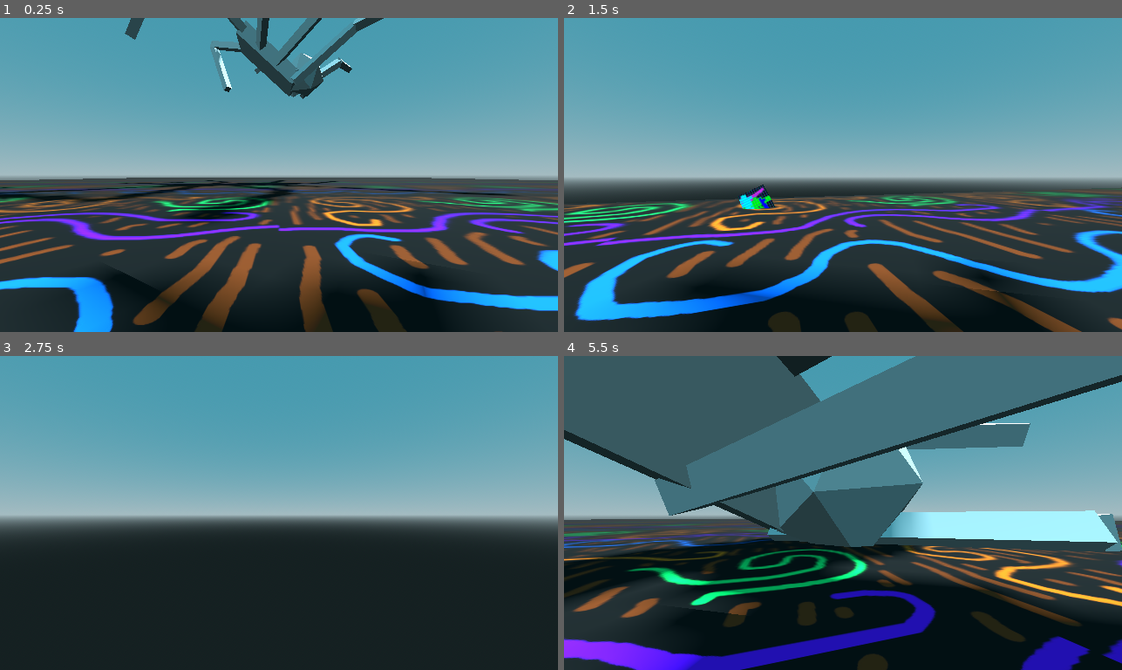
Above: before the commit, frames 1-4 (two rows, left to right).
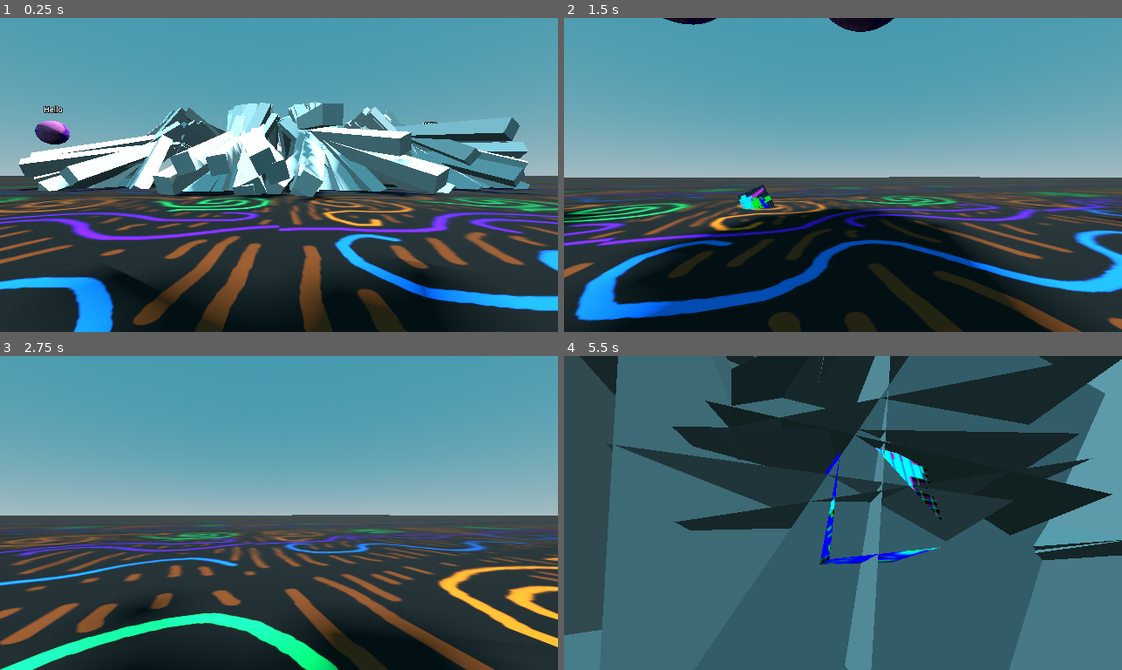
Above: after the commit, the same moments.

Repository: officialErnests/de-ai-ed
Game: Godot game, scene res://scenes/main.tscn
Two runs of this game, one before a commit and one after it. Both use one fixed random seed, a clock stepped at 60 frames per second and the inputs below.
Inputs (mouse positions are in pixels of both pictures, inside the frame that each line leads up to):
- Up to frame 1 (0.25 s): no input
- Up to frame 2 (1.5 s): tap Enter at 0.5 s; move the mouse to (870, 175) at 0.52 s; press the mouse at (870, 175) at 0.53 s; hold W (movement_forward) 0.53-1.25 s; release the mouse at (870, 175) at 1.25 s; drag from (731, 190) to (815, 237) at 1.27 s
- Up to frame 3 (2.75 s): move the mouse to (334, 443) at 2.02 s; hold D (movement_right) from 2.03 s (still down); hold Mouse wheel down (scroll_down) from 2.03 s (still down)
- Up to frame 4 (5.5 s): release D (movement_right) at 2.75 s; release Mouse wheel down (scroll_down) at 2.75 s; drag from (815, 575) to (675, 465) at 2.77 s; move the mouse to (1010, 560) at 3.52 s; press the mouse at (1010, 560) at 3.53 s; hold A (movement_left) 3.53-4.25 s; release the mouse at (1010, 560) at 4.25 s; drag from (675, 465) to (759, 434) at 4.27 s; tap Space at 5 s; move the mouse to (870, 513) at 5.02 s; hold S (movement_backward) from 5.03 s (still down); hold Mouse wheel down (scroll_down) from 5.03 s (still down); click (870, 513) at 5.17 s

The runs differ from the first frame. In frame 1, 23% of the frame differs, in the area x 0-100%, y 0-66%; in frame 2, 17%; in frame 3, 20%; in frame 4, 81%, in the area x 0-100%, y 0-100%.

Commit message:
Terry spawning :DD

Diff:
--- a/scenes/main.tscn
+++ b/scenes/main.tscn
@@ -1,12 +1,11 @@
-[gd_scene load_steps=21 format=3 uid="uid://btjrdo0mrklry"]
+[gd_scene load_steps=18 format=3 uid="uid://btjrdo0mrklry"]
 
 [ext_resource type="Texture2D" uid="uid://chnecxepau4i1" path="res://assets/Ground.jpg" id="1_sugp2"]
 [ext_resource type="Script" uid="uid://ccb5pwd1qkktp" path="res://scripts/camera_movement.gd" id="2_0wfyh"]
 [ext_resource type="Texture2D" uid="uid://dr7si1xjs4kh0" path="res://assets/loop.jpg" id="3_jyhfs"]
-[ext_resource type="PackedScene" uid="uid://dirupln0p5560" path="res://scenes/spider.tscn" id="4_jyhfs"]
 [ext_resource type="Script" uid="uid://ci5qkkw67oieq" path="res://scripts/drager.gd" id="4_tbgi4"]
 [ext_resource type="Texture2D" uid="uid://wvphex60pobq" path="res://assets/s2.jpg" id="5_tefeu"]
-[ext_resource type="Texture2D" uid="uid://bwc1c2bbf5c44" path="res://assets/s4.jpg" id="7_o6xl0"]
+[ext_resource type="Script" uid="uid://bu5yxtfh5srqp" path="res://scripts/spidersss.gd" id="7_tipki"]
 
 [sub_resource type="ProceduralSkyMaterial" id="ProceduralSkyMaterial_o5qli"]
 sky_top_color = Color(0.26750416, 0.6006932, 0.68498224, 1)
@@ -23,10 +22,11 @@
 
 [sub_resource type="StandardMaterial3D" id="StandardMaterial3D_tbgi4"]
 albedo_texture = ExtResource("1_sugp2")
-uv1_scale = Vector3(10, 10, 10)
+uv1_scale = Vector3(100, 100, 100)
+uv1_triplanar_sharpness = 0.006702052
 
 [sub_resource type="PlaneMesh" id="PlaneMesh_sugp2"]
-size = Vector2(10, 10)
+size = Vector2(100, 100)
 
 [sub_resource type="PhysicsMaterial" id="PhysicsMaterial_tefeu"]
 
@@ -50,13 +50,6 @@
 
 [sub_resource type="BoxMesh" id="BoxMesh_tipki"]
 size = Vector3(0.2, 0.2, 0.2)
-
-[sub_resource type="StandardMaterial3D" id="StandardMaterial3D_tipki"]
-albedo_texture = ExtResource("7_o6xl0")
-
-[sub_resource type="SphereMesh" id="SphereMesh_85g3d"]
-radius = 0.25
-height = 0.5
 
 [node name="main" type="Node3D"]
 
@@ -98,10 +91,5 @@
 material_override = SubResource("StandardMaterial3D_o6xl0")
 mesh = SubResource("BoxMesh_tipki")
 
-[node name="Spider" parent="." instance=ExtResource("4_jyhfs")]
-transform = Transform3D(1, 0, 0, 0, 1, 0, 0, 0, 1, 0, 2, 0)
-
-[node name="Goal" type="MeshInstance3D" parent="."]
-transform = Transform3D(1, 0, 0, 0, 1, 0, 0, 0, 1, 4, 1, 2)
-material_override = SubResource("StandardMaterial3D_tipki")
-mesh = SubResource("SphereMesh_85g3d")
+[node name="Spidersss" type="Node3D" parent="."]
+script = ExtResource("7_tipki")
--- a/scenes/spider.tscn
+++ b/scenes/spider.tscn
@@ -1,11 +1,27 @@
-[gd_scene load_steps=42 format=4 uid="uid://dirupln0p5560"]
+[gd_scene load_steps=47 format=4 uid="uid://dirupln0p5560"]
 
 [ext_resource type="Script" uid="uid://b7vlkktufxb4" path="res://scripts/agent.gd" id="1_algeo"]
 [ext_resource type="Script" uid="uid://bncjfqswqgssj" path="res://scripts/spiders_skeleton.gd" id="1_c7em6"]
+[ext_resource type="Texture2D" uid="uid://bwc1c2bbf5c44" path="res://assets/s4.jpg" id="2_k5hg5"]
+
+[sub_resource type="StandardMaterial3D" id="StandardMaterial3D_d613k"]
+albedo_texture = ExtResource("2_k5hg5")
+
+[sub_resource type="SphereMesh" id="SphereMesh_evcmw"]
+radius = 0.25
+height = 0.5
+
+[sub_resource type="StandardMaterial3D" id="StandardMaterial3D_k5hg5"]
+shading_mode = 0
+albedo_color = Color(1, 0.5176471, 0, 1)
+
+[sub_resource type="BoxMesh" id="BoxMesh_d613k"]
+size = Vector3(0.1, 0.1, 0.1)
 
 [sub_resource type="StandardMaterial3D" id="StandardMaterial3D_yavc1"]
 
 [sub_resource type="ArrayMesh" id="ArrayMesh_kxefx"]
+resource_local_to_scene = true
 resource_name = "spider_Cube_001"
 _surfaces = [{
 "aabb": AABB(-0.5000001, -0.10000002, -0.25000006, 1.0000002, 0.20000003, 0.5000001),
@@ -105,6 +121,7 @@
 [sub_resource type="StandardMaterial3D" id="StandardMaterial3D_3jtub"]
 
 [sub_resource type="ArrayMesh" id="ArrayMesh_nppax"]
+resource_local_to_scene = true
 resource_name = "spider_Cube_002"
 _surfaces = [{
 "aabb": AABB(0.41464466, -0.070710674, 0.16464464, 0.6207108, 0.7778176, 0.6207108),
@@ -125,6 +142,7 @@
 [sub_resource type="StandardMaterial3D" id="StandardMaterial3D_lqd0h"]
 
 [sub_resource type="ArrayMesh" id="ArrayMesh_ddvif"]
+resource_local_to_scene = true
 resource_name = "spider_Cube_003"
 _surfaces = [{
 "aabb": AABB(0.9146445, -0.070710674, 0.6646446, 0.62071085, 0.7778176, 0.62071085),
@@ -145,6 +163,7 @@
 [sub_resource type="StandardMaterial3D" id="StandardMaterial3D_e4i0h"]
 
 [sub_resource type="ArrayMesh" id="ArrayMesh_xrggn"]
+resource_local_to_scene = true
 resource_name = "spider_Cube_010"
 _surfaces = [{
 "aabb": AABB(0.4146446, -0.070710674, -0.7853555, 0.62071085, 0.7778176, 0.6207108),
@@ -165,6 +184,7 @@
 [sub_resource type="StandardMaterial3D" id="StandardMaterial3D_x7u7m"]
 
 [sub_resource type="ArrayMesh" id="ArrayMesh_r2oaj"]
+resource_local_to_scene = true
 resource_name = "spider_Cube_011"
 _surfaces = [{
 "aabb": AABB(0.9146446, -0.070710704, -1.2853554, 0.62071085, 0.77781785, 0.620711),
@@ -185,6 +205,7 @@
 [sub_resource type="StandardMaterial3D" id="StandardMaterial3D_7k7yg"]
 
 [sub_resource type="ArrayMesh" id="ArrayMesh_umjw3"]
+resource_local_to_scene = true
 resource_name = "spider_Cube_012"
 _surfaces = [{
 "aabb": AABB(-1.0353558, -0.070710704, -0.7853554, 0.6207111, 0.7778177, 0.62071073),
@@ -205,6 +226,7 @@
 [sub_resource type="StandardMaterial3D" id="StandardMaterial3D_n276a"]
 
 [sub_resource type="ArrayMesh" id="ArrayMesh_4wx8k"]
+resource_local_to_scene = true
 resource_name = "spider_Cube_013"
 _surfaces = [{
 "aabb": AABB(-1.5353556, -0.0707107, -1.2853554, 0.620711, 0.7778178, 0.6207109),
@@ -225,6 +247,7 @@
 [sub_resource type="StandardMaterial3D" id="StandardMaterial3D_p7q1i"]
 
 [sub_resource type="ArrayMesh" id="ArrayMesh_bagqc"]
+resource_local_to_scene = true
 resource_name = "spider_Cube_014"
 _surfaces = [{
 "aabb": AABB(-1.0353554, -0.070710704, 0.16464467, 0.62071085, 0.7778178, 0.6207111),
@@ -245,6 +268,7 @@
 [sub_resource type="StandardMaterial3D" id="StandardMaterial3D_gqgmw"]
 
 [sub_resource type="ArrayMesh" id="ArrayMesh_1juxn"]
+resource_local_to_scene = true
 resource_name = "spider_Cube_015"
 _surfaces = [{
 "aabb": AABB(-1.5353552, -0.07071067, 0.6646445, 0.6207107, 0.77781767, 0.62071085),
@@ -265,6 +289,7 @@
 [sub_resource type="StandardMaterial3D" id="StandardMaterial3D_8yj51"]
 
 [sub_resource type="ArrayMesh" id="ArrayMesh_yldie"]
+resource_local_to_scene = true
 resource_name = "spider_Cube_016"
 _surfaces = [{
 "aabb": AABB(-0.32202867, -0.0707107, -0.9550469, 0.23354787, 0.7778178, 0.7833658),
@@ -285,6 +310,7 @@
 [sub_resource type="StandardMaterial3D" id="StandardMaterial3D_dvoun"]
 
 [sub_resource type="ArrayMesh" id="ArrayMesh_1p66q"]
+resource_local_to_scene = true
 resource_name = "spider_Cube_017"
 _surfaces = [{
 "aabb": AABB(-0.4448161, -0.070710674, -1.651411, 0.23354746, 0.7778176, 0.78336567),
@@ -305,6 +331,7 @@
 [sub_resource type="StandardMaterial3D" id="StandardMaterial3D_qigwi"]
 
 [sub_resource type="ArrayMesh" id="ArrayMesh_w767a"]
+resource_local_to_scene = true
 resource_name = "spider_Cube_018"
 _surfaces = [{
 "aabb": AABB(-0.32202774, -0.0707107, 0.17168121, 0.23354691, 0.7778178, 0.78336585),
@@ -325,6 +352,7 @@
 [sub_resource type="StandardMaterial3D" id="StandardMaterial3D_71kcb"]
 
 [sub_resource type="ArrayMesh" id="ArrayMesh_hf70y"]
+resource_local_to_scene = true
 resource_name = "spider_Cube_019"
 _surfaces = [{
 "aabb": AABB(-0.44481587, -0.070710704, 0.8680451, 0.2335472, 0.77781785, 0.78336585),
@@ -345,6 +373,7 @@
 [sub_resource type="StandardMaterial3D" id="StandardMaterial3D_vekqy"]
 
 [sub_resource type="ArrayMesh" id="ArrayMesh_ofw7y"]
+resource_local_to_scene = true
 resource_name = "spider_Cube_020"
 _surfaces = [{
 "aabb": AABB(0.08848083, -0.0707107, 0.17168115, 0.23354745, 0.7778178, 0.78336585),
@@ -365,6 +394,7 @@
 [sub_resource type="StandardMaterial3D" id="StandardMaterial3D_s62ie"]
 
 [sub_resource type="ArrayMesh" id="ArrayMesh_cjqdc"]
+resource_local_to_scene = true
 resource_name = "spider_Cube_021"
 _surfaces = [{
 "aabb": AABB(0.21126865, -0.0707107, 0.86804533, 0.23354737, 0.7778178, 0.78336585),
@@ -385,6 +415,7 @@
 [sub_resource type="StandardMaterial3D" id="StandardMaterial3D_orm5s"]
 
 [sub_resource type="ArrayMesh" id="ArrayMesh_kwhov"]
+resource_local_to_scene = true
 resource_name = "spider_Cube_022"
 _surfaces = [{
 "aabb": AABB(0.088480815, -0.0707107, -0.955047, 0.23354734, 0.7778178, 0.7833658),
@@ -405,6 +436,7 @@
 [sub_resource type="StandardMaterial3D" id="StandardMaterial3D_tv1ox"]
 
 [sub_resource type="ArrayMesh" id="ArrayMesh_f36vh"]
+resource_local_to_scene = true
 resource_name = "spider_Cube_023"
 _surfaces = [{
 "aabb": AABB(0.21126868, -0.0707107, -1.6514112, 0.23354737, 0.7778178, 0.78336585),
@@ -425,6 +457,7 @@
 [sub_resource type="StandardMaterial3D" id="StandardMaterial3D_337v8"]
 
 [sub_resource type="ArrayMesh" id="ArrayMesh_avj5f"]
+resource_local_to_scene = true
 resource_name = "spider_Icosphere_001"
 _surfaces = [{
 "aabb": AABB(0.23167253, -0.10000005, -0.25519204, 0.5366551, 0.60000014, 0.5103841),
@@ -449,8 +482,25 @@
 radius = 0.05
 height = 0.8
 
-[node name="Spider" type="Node3D"]
+[node name="Spider" type="Node3D" node_paths=PackedStringArray("goal")]
 script = ExtResource("1_algeo")
+goal = NodePath("Goal")
+
+[node name="Goal" type="MeshInstance3D" parent="."]
+transform = Transform3D(1, 0, 0, 0, 1, 0, 0, 0, 1, 0, 1, 0)
+material_override = SubResource("StandardMaterial3D_d613k")
+mesh = SubResource("SphereMesh_evcmw")
+skeleton = NodePath("../..")
+
+[node name="Label3D" type="Label3D" parent="Goal"]
+transform = Transform3D(1, 0, 0, 0, 1, 0, 0, 0, 1, 0, 0.5, 0)
+billboard = 1
+double_sided = false
+text = "Hello"
+
+[node name="MeshInstance3D" type="MeshInstance3D" parent="Goal"]
+material_override = SubResource("StandardMaterial3D_k5hg5")
+mesh = SubResource("BoxMesh_d613k")
 
 [node name="Skeleton3D" type="Skeleton3D" parent="."]
 bones/0/name = "Body"
--- a/scripts/agent.gd
+++ b/scripts/agent.gd
@@ -4,8 +4,10 @@
 @onready var spider_skel = $Skeleton3D/PhysicalBoneSimulator3D
 @onready var spider = spider_skel.spider
 
+
 # Called when the node enters the scene tree for the first time.
 func _ready() -> void:
+	genGoal()
 	var res = []
 	for i in range(8):
 		res.append(rVector3D())
@@ -18,11 +20,14 @@
 	if timesss > 1:
 		timesss = 0
 		var res = []
+		spider.getData()
 		for i in range(8):
 			res.append(rVector3D())
 			res.append(rVector3D())
 		spider.setVel(res)
 
-
 func rVector3D():
 	return Vector3(randf_range(-1, 1), randf_range(-1, 1), randf_range(-1, 1))
+
+func genGoal():
+	goal.global_position = spider_skel.global_position * Vector3(1, 0, 1) + Vector3(0, 1, 0) + Vector3(randf_range(-1, 1), 0, randf_range(-1, 1)).normalized() * 5
--- a/scripts/spiders_skeleton.gd
+++ b/scripts/spiders_skeleton.gd
@@ -18,6 +18,12 @@
 func _physics_process(delta: float) -> void:
 	spider.addVel(delta)
 	#make the agent connect to this and update after while velocities and get date
+
+func setCollLayers(p_layer):
+	for iter_bone in get_children().filter(func(x): return x is PhysicalBone3D):
+		iter_bone.set_collision_layer_value(1, false)
+		iter_bone.set_collision_layer_value(p_layer, true)
+		iter_bone.set_collision_mask_value(p_layer, true)
 
 class Spider:
 	var bone_base
@@ -63,7 +69,6 @@
 
 	func setVel(p_velocities):
 		velocity_set = true
-		print(p_velocities)
 		for i_vel in range(p_velocities.size() / 2.0):
 			leg_base_bones[i_vel].set_dir_velocity = p_velocities[i_vel * 2 - 1]
 			leg_upper_bones[i_vel].set_dir_velocity = p_velocities[i_vel * 2]
--- /dev/null
+++ b/scripts/spidersss.gd
@@ -0,0 +1,20 @@
+extends Node3D
+
+var spider_preload = preload("res://scenes/spider.tscn")
+
+# Called when the node enters the scene tree for the first time.
+@export var spiders_batches = 1
+func _ready() -> void:
+	for i in range(spiders_batches):
+		for x in range(31):
+			var temp_spider = spider_preload.instantiate()
+			temp_spider.position = position
+			var temp_node = temp_spider.get_node("Skeleton3D/PhysicalBoneSimulator3D")
+			temp_node.setCollLayers(x + 2)
+			print(x + 2)
+			add_child(temp_spider)
+
+
+# Called every frame. 'delta' is the elapsed time since the previous frame.
+func _process(delta: float) -> void:
+	pass
Not shown, added: scripts/spidersss.gd.uid
